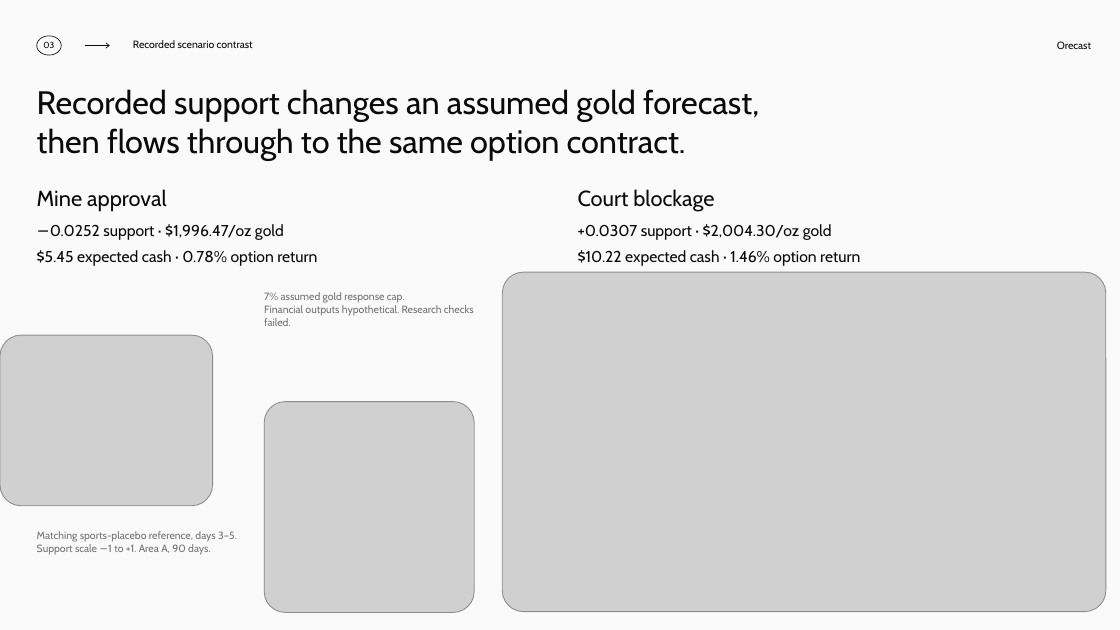
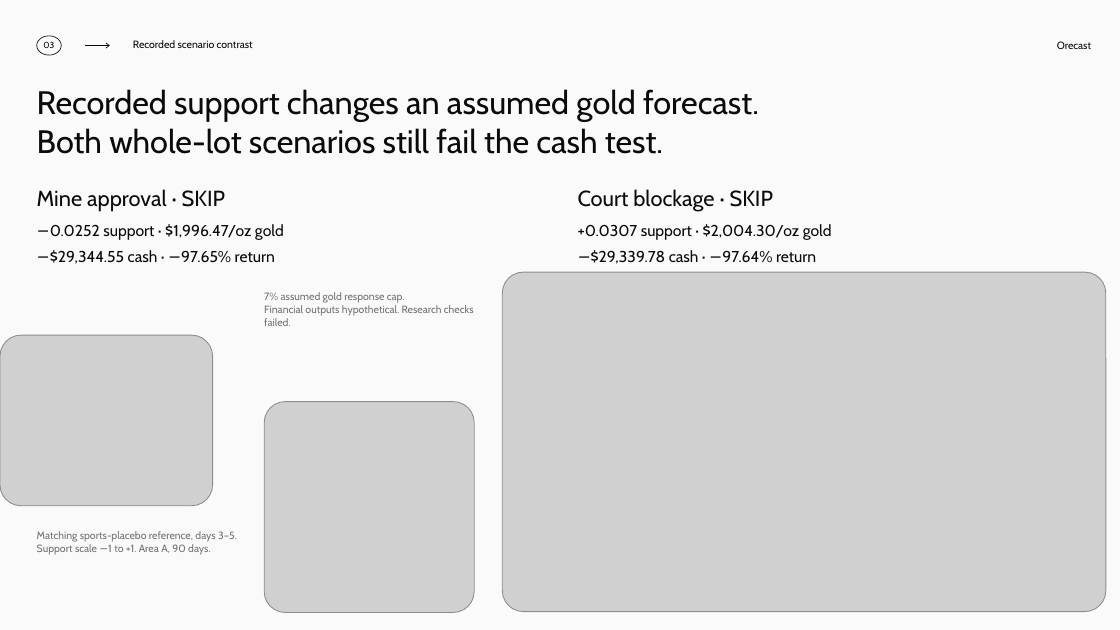
Before and after one commit to amitvijapur/oxhack-2026, a slide deck: slide 5 of pitch/orecast/output/orecast-pitch.pptx. Drawn at 1120x630 pixels with LibreOffice and Linux fonts; fonts in the diff are those of the drawing; grey boxes stand for pictures. Boxes give left, top, right and bottom in pixels: in the first picture for what was removed or moved away, otherwise in the second. Text is boxed around its words. In the diff, an @@ line names an element or a change of style, - is before the commit and + after.

Commit message:
Use one whole-contract lot across Orecast and the pitch deck (#50)
Align canonical defaults, fee-inclusive capital policy, UI, snapshots, publication summaries and pitch materials to the historical $30,000 initial-payment reference. Preserve independent valuation and target hurdle semantics, and integrate the team's explorer and Swarm walkthrough updates.

```diff
--- a/pitch/orecast/output/orecast-pitch.pptx
+++ b/pitch/orecast/output/orecast-pitch.pptx
@@ text at [37, 89, 759, 154]: text changed @@
-Recorded support changes an assumed gold forecast,
-then flows through to the same option contract.
+Recorded support changes an assumed gold forecast.
+Both whole-lot scenarios still fail the cash test.
@@ text at [37, 189, 225, 212]: text changed @@
-Mine approval
+Mine approval · SKIP
@@ text at [578, 189, 773, 212]: text changed @@
-Court blockage
+Court blockage · SKIP
@@ text at [50, 250, 275, 264]: text changed @@
-$5.45 expected cash · 0.78% option return
+−$29,344.55 cash · −97.65% return
@@ text at [591, 250, 816, 264]: text changed @@
-$10.22 expected cash · 1.46% option return
+−$29,339.78 cash · −97.64% return
```
Also in this commit, not shown: 5 other slides changed, 59 other files.
